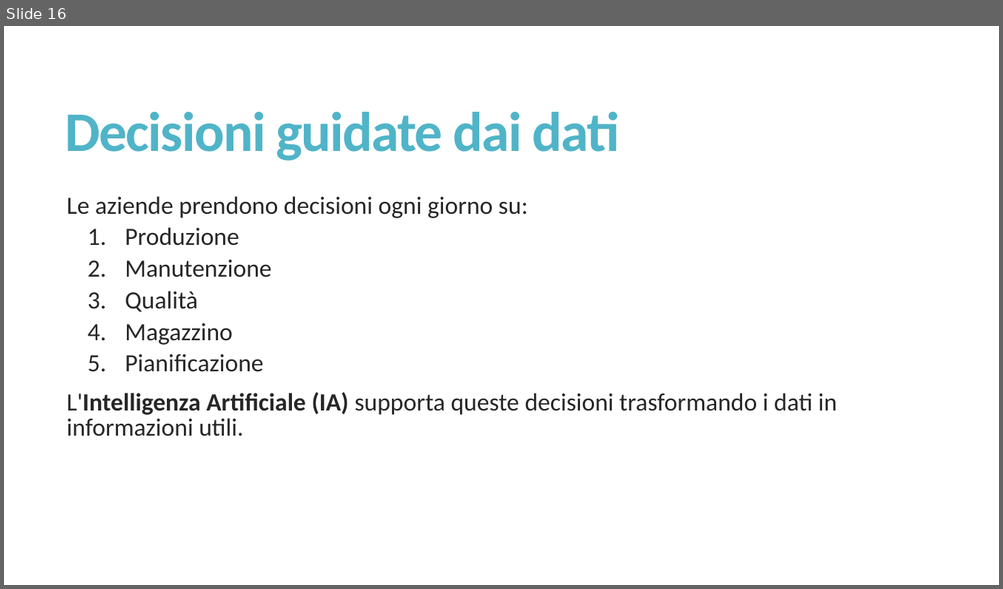
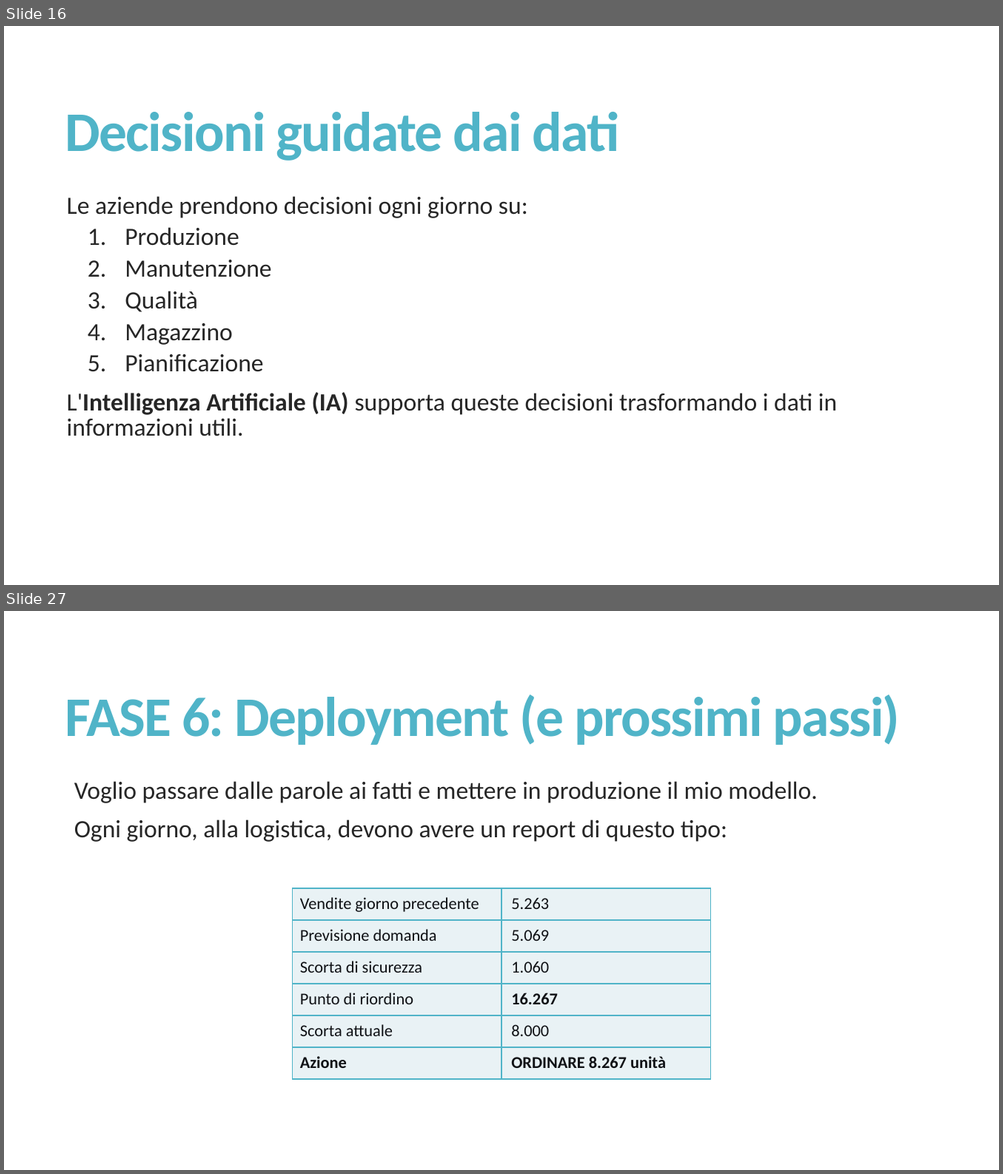
Before and after one commit to misterkilgore/machine_learning_4_pmi, a slide deck: slides/Innovazione con l’IA - Lezione 1.pptx. Shown one above the other, each under a label of ours: slide 16 before the commit, slides 16 and 27 after it; the slides between them are not shown. The pictures are 1003x589 and 1003x1174 pixels, drawn with LibreOffice and Linux fonts; fonts in the diff are those of the drawing. Boxes give left, top, right and bottom in pixels: in the first picture for what was removed or moved away, otherwise in the second. Text is boxed around its words. In the diff, an @@ line names an element or a change of style, - is before the commit and + after.

```diff
--- a/slides/Innovazione con l’IA - Lezione 1.pptx
+++ b/slides/Innovazione con l’IA - Lezione 1.pptx
@@ slide 27 added at box(4, 611, 999, 1170), background #FFFFFF @@
@@ title added at box(65, 695, 899, 745), 54 pt, text #50B4C8, bold @@
+FASE 6: Deployment (e prossimi passi)
@@ text added at box(74, 781, 817, 842), 24 pt, text #262626 @@
+  Voglio passare dalle parole ai fatti e mettere in produzione il mio modello.
+  Ogni giorno, alla logistica, devono avere un report di questo tipo:
@@ table added at box(293, 889, 711, 1081), 6 rows, 2 columns @@
+Vendite giorno precedente | 5.263
+Previsione domanda | 5.069
+Scorta di sicurezza | 1.060
+Punto di riordino | 16.267
+Scorta attuale | 8.000
+Azione | ORDINARE 8.267 unità
```
Also in this commit, not shown: 3 slides changed, 8 other slides added, 1 other file.
